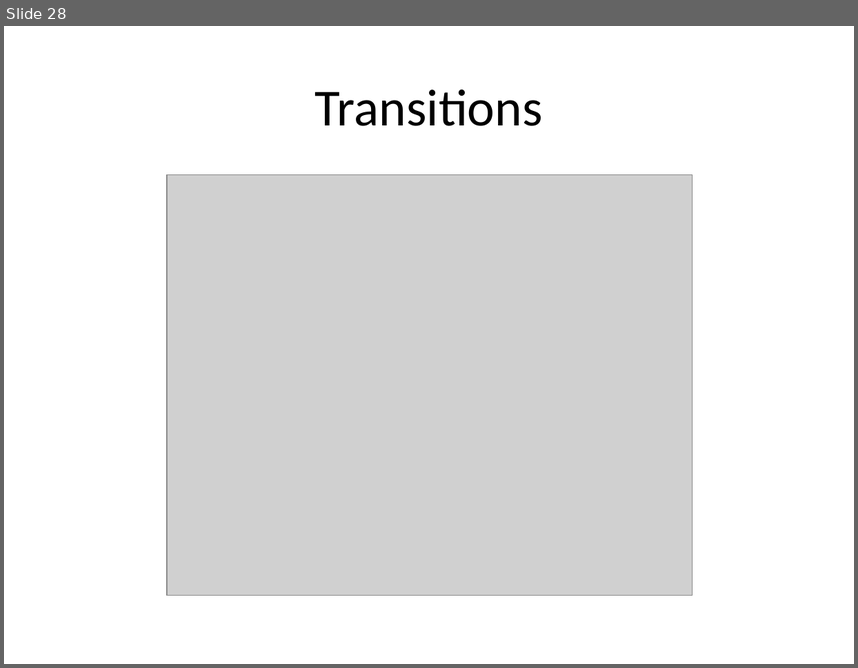
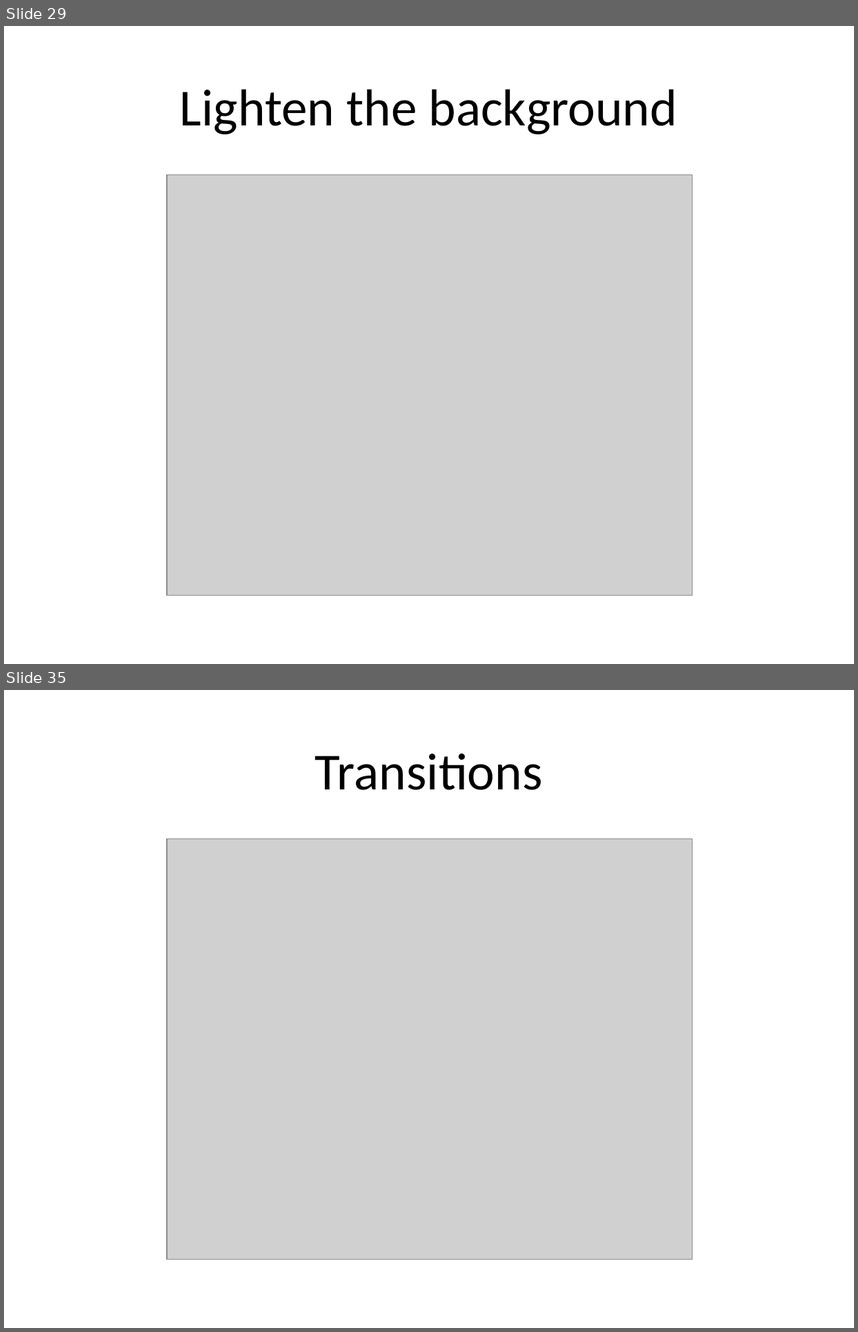
Before and after one commit to pmean/data-visualization, a slide deck: data-viz-02/src/data-visualization-02-bars.pptx. Shown one above the other, each under a label of ours: slide 28 before the commit, slides 29 and 35 after it; the slides between them are not shown. The pictures are 858x668 and 858x1332 pixels, drawn with LibreOffice and Linux fonts; fonts in the diff are those of the drawing; grey boxes stand for pictures. Boxes give left, top, right and bottom in pixels: in the first picture for what was removed or moved away, otherwise in the second. Text is boxed around its words. In the diff, an @@ line names an element or a change of style, - is before the commit and + after.

```diff
--- a/data-viz-02/src/data-visualization-02-bars.pptx
+++ b/data-viz-02/src/data-visualization-02-bars.pptx
@@ slide 29 added at box(4, 26, 854, 664), background #FFFFFF @@
@@ title added at box(180, 89, 677, 134), 44 pt, text #000000 @@
+Lighten the background
@@ picture added at box(168, 175, 693, 595) @@
@@ what was slide 28 is now slide 35 @@
```
Also in this commit, not shown: 6 other slides added, 29 other files.
